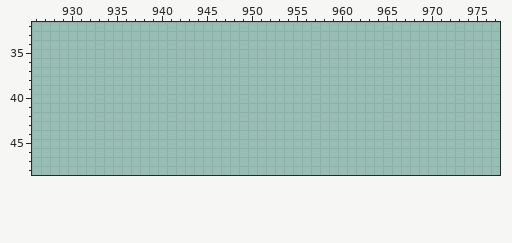
Pixel-art file: Assets/Inviroment/erdgeschoss/erdgeschoss-gang.aseprite. This is how it looked before the edit.
1216x256 pixels, 1 frame. Colours within 5 levels of each other are drawn and written as one. Shown: x 926..977, y 32..48. The commit also changed other parts of the picture, which this record leaves out.
Now the later version:
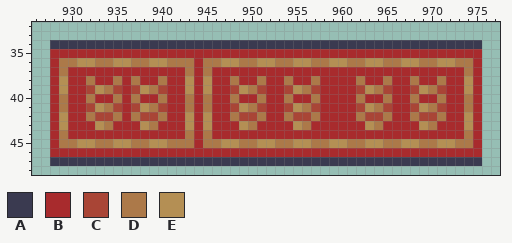
Palette (. is transparent): A #3a3a50  B #a82b2d  C #a94536  D #ac7949  E #b48f54
Edits made:
{"y":34,"x":928,"old":"................................................","new":"AAAAAAAAAAAAAAAAAAAAAAAAAAAAAAAAAAAAAAAAAAAAAAAA"}
{"y":35,"x":928,"old":"................................................","new":"BBBBBBBBBBBBBBBBBBBBBBBBBBBBBBBBBBBBBBBBBBBBBBBB"}
{"y":36,"x":928,"old":"................................................","new":"BDDEEDDEEDDEEDDDBDDEEDDEEDDEEDDEEDDEEDDEEDDEEDDB"}
{"y":37,"x":928,"old":"................................................","new":"BDBBBBBBBBBBBBBDBDBBBBBBBBBBBBBBBBBBBBBBBBBBBBDB"}
{"y":38,"x":928,"old":"................................................","new":"BEBBDBBDBDBBDBBEBEBBDBBDBBDBBDBBBBDBBDBBDBBDBBEB"}
{"y":39,"x":928,"old":"................................................","new":"BEBBCEDCBCEDCBBEBEBBCEDCBBCEDCBBBBCEDCBBCEDCBBEB"}
{"y":40,"x":928,"old":"................................................","new":"BDBBDBBDBDBBDBBDBDBBDBBDBBDBBDBBBBDBBDBBDBBDBBDB"}
{"y":41,"x":928,"old":"................................................","new":"BDBBCEDCBCEDCBBDBDBBCEDCBBCEDCBBBBCEDCBBCEDCBBDB"}
{"y":42,"x":928,"old":"................................................","new":"BEBBDCCDBDCCDBBEBEBBDCCDBBDCCDBBBBDCCDBBDCCDBBEB"}
{"y":43,"x":928,"old":"................................................","new":"BEBBBEDBBBEDBBBEBEBBBEDBBBBEDBBBBBBEDBBBBEDBBBEB"}
{"y":44,"x":928,"old":"................................................","new":"BDBBBBBBBBBBBBBDBDBBBBBBBBBBBBBBBBBBBBBBBBBBBBDB"}
{"y":45,"x":928,"old":"................................................","new":"BDDEEDDEEDDEEDDDBDDEEDDEEDDEEDDEEDDEEDDEEDDEEDDB"}
{"y":46,"x":928,"old":"................................................","new":"BBBBBBBBBBBBBBBBBBBBBBBBBBBBBBBBBBBBBBBBBBBBBBBB"}
{"y":47,"x":928,"old":"................................................","new":"AAAAAAAAAAAAAAAAAAAAAAAAAAAAAAAAAAAAAAAAAAAAAAAA"}
